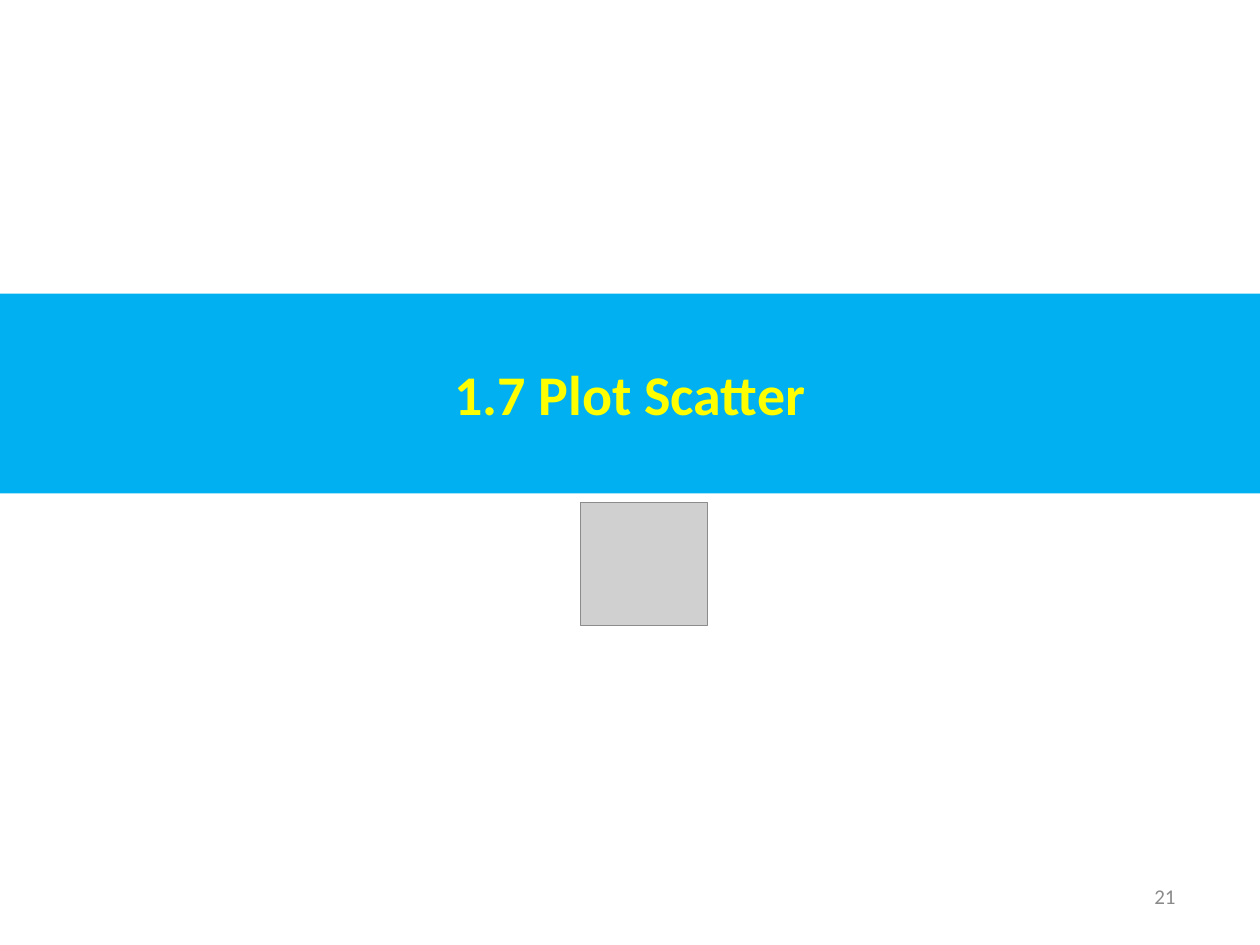
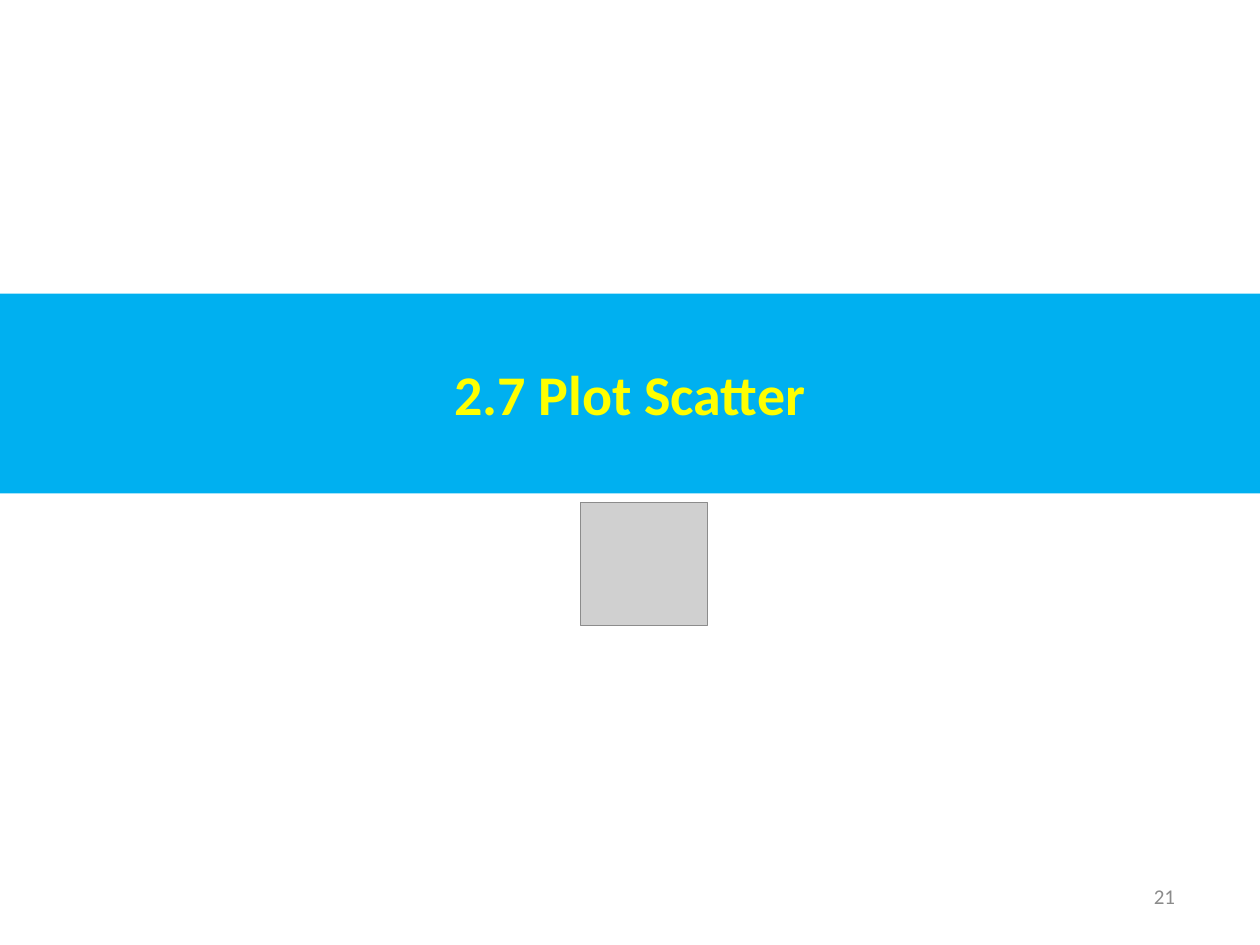
Before and after one commit to peterhchen/AIU_CS511_ML, a slide deck: slide 21 of 000_ML_CB/002_LR_1_Var/001_Video/002_LR_1_Var.ppt. Drawn at 1260x945 pixels with LibreOffice and Linux fonts; fonts in the diff are those of the drawing; grey boxes stand for pictures. Boxes give left, top, right and bottom in pixels: in the first picture for what was removed or moved away, otherwise in the second. Text is boxed around its words. In the diff, an @@ line names an element or a change of style, - is before the commit and + after.

```diff
--- a/000_ML_CB/002_LR_1_Var/001_Video/002_LR_1_Var.ppt
+++ b/000_ML_CB/002_LR_1_Var/001_Video/002_LR_1_Var.ppt
@@ text in rectangle at box(454, 375, 805, 416): text changed @@
-1.7 Plot Scatter
+2.7 Plot Scatter
```
Also in this commit, not shown: 39 other slides changed.
